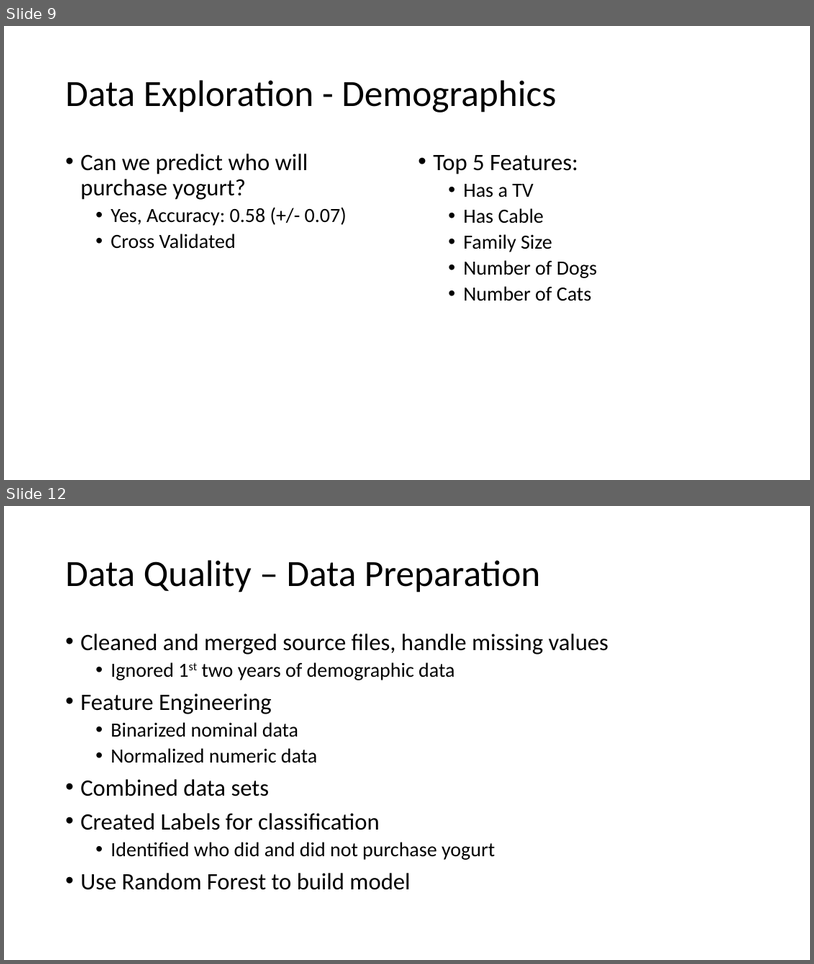
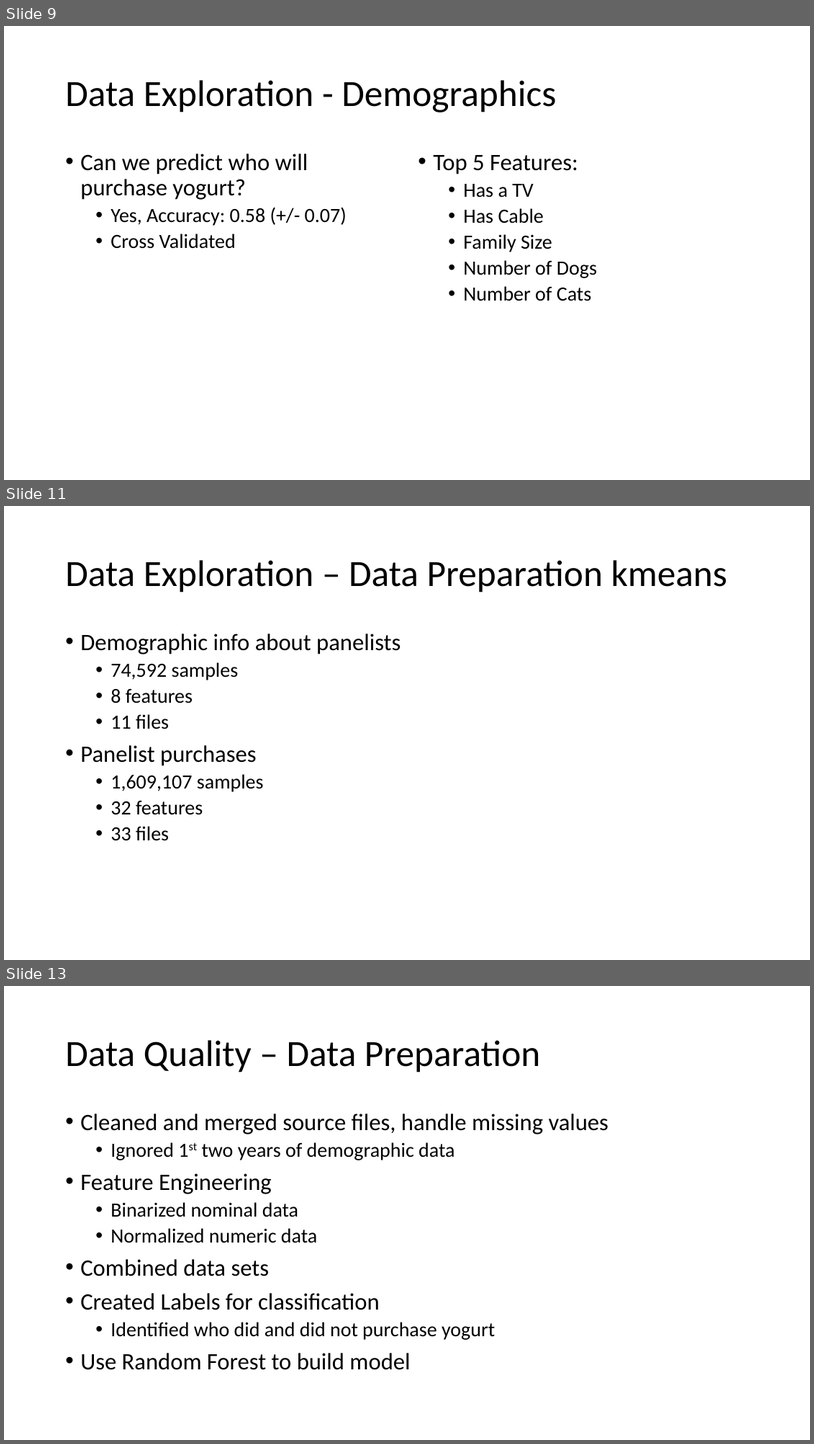
Before and after one commit to mGalarnyk/Machine_Learning_Froyo, a slide deck: Current_Powerpoint/Froyo_v2.pptx. Shown one above the other, each under a label of ours: slides 9 and 12 before the commit, slides 9, 11 and 13 after it; the slides between them are not shown. The pictures are 814x964 and 814x1444 pixels, drawn with LibreOffice and Linux fonts; fonts in the diff are those of the drawing. Boxes give left, top, right and bottom in pixels: in the first picture for what was removed or moved away, otherwise in the second. Text is boxed around its words. In the diff, an @@ line names an element or a change of style, - is before the commit and + after.

```diff
--- a/Current_Powerpoint/Froyo_v2.pptx
+++ b/Current_Powerpoint/Froyo_v2.pptx
@@ slide 11 added at (x1=4, y1=506, x2=810, y2=960), background #FFFFFF @@
@@ title added at (x1=65, y1=560, x2=728, y2=592), 44 pt, text #000000 @@
+Data Exploration – Data Preparation kmeans
@@ text added at (x1=80, y1=633, x2=401, y2=841), 24 pt, text #000000 @@
+• Demographic info about panelists
+  • 74,592 samples
+  • 8 features
+  • 11 files
+• Panelist purchases
+  • 1,609,107 samples
+  • 32 features
+  • 33 files
@@ what was slide 12 is now slide 13 @@
```
Also in this commit, not shown: 2 slides changed, 1 other file.
